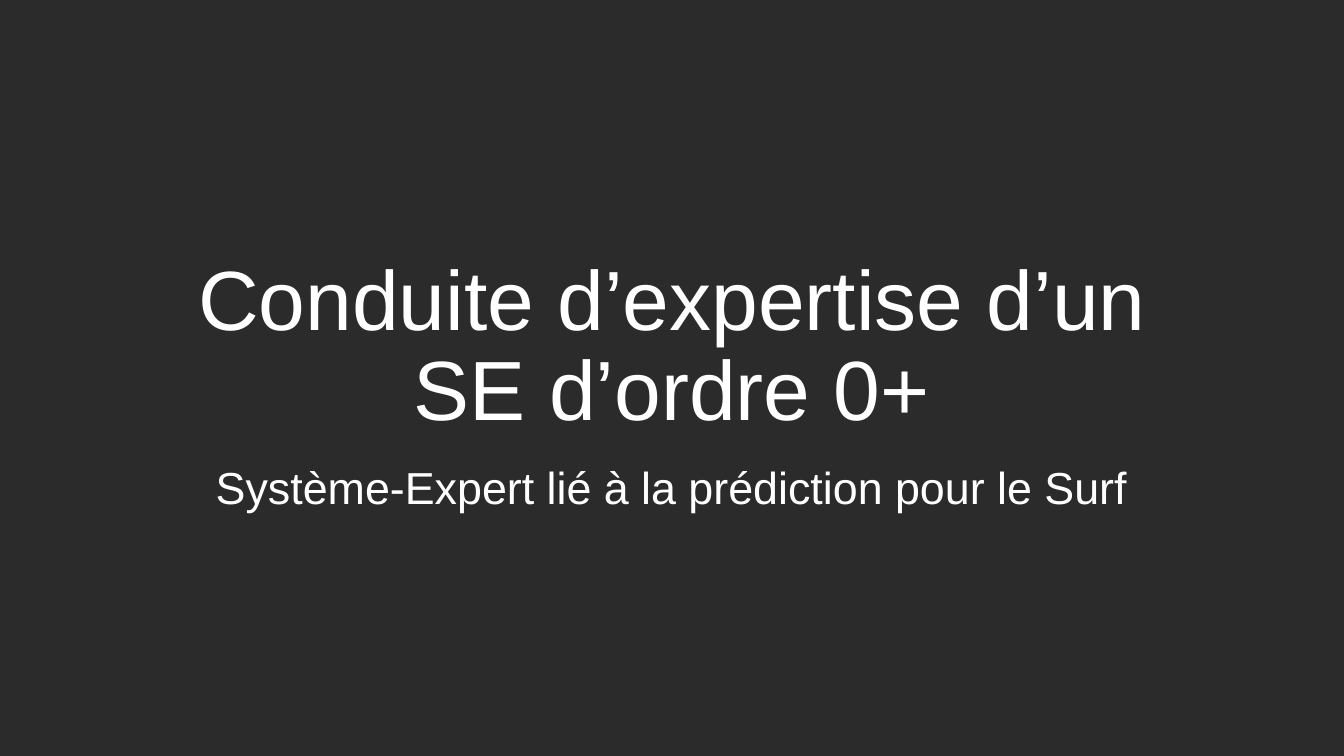
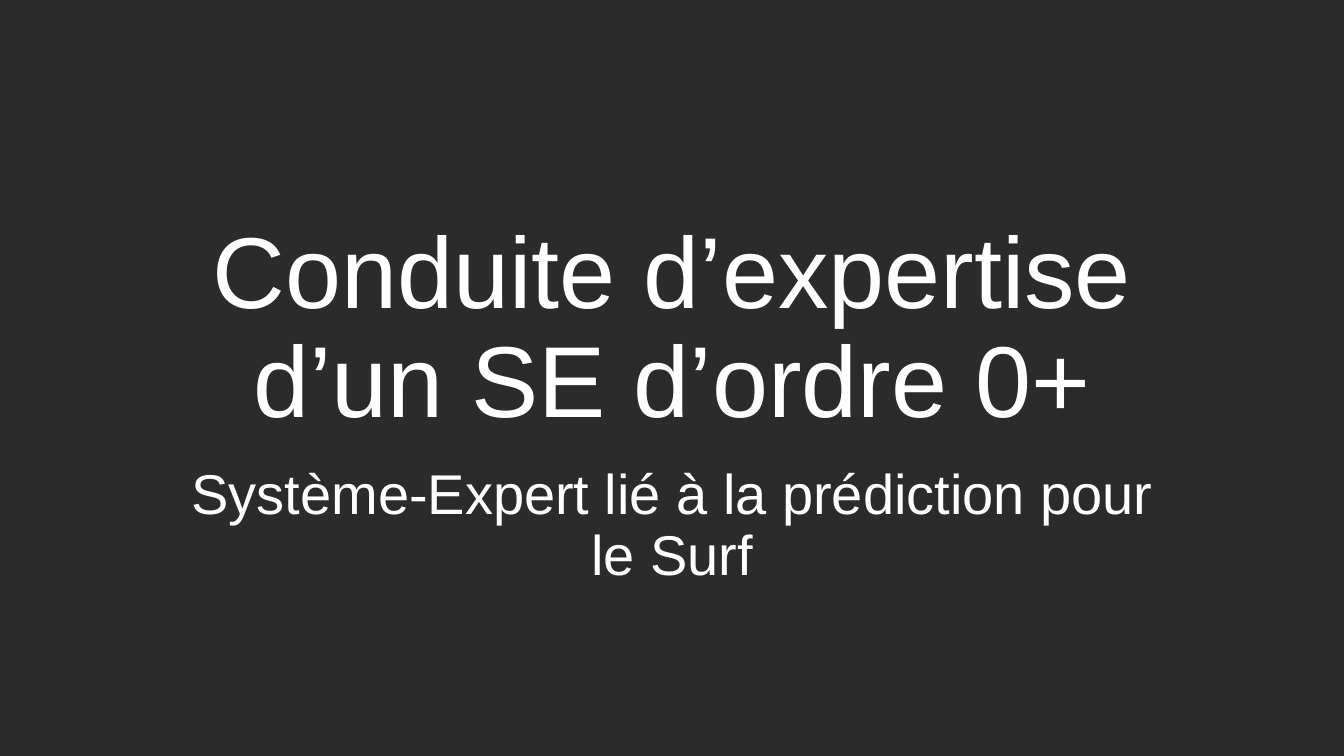
Before and after one commit to anthonygal/AI_Surf_Expert_System, a slide deck: slide 1 of Soutenance_Projet.pptx. Drawn at 1344x756 pixels with LibreOffice and Linux fonts; fonts in the diff are those of the drawing; background and template pictures are left out; a plain dark background stands for a picture behind light text. Boxes give left, top, right and bottom in pixels: in the first picture for what was removed or moved away, otherwise in the second. Text is boxed around its words. In the diff, an @@ line names an element or a change of style, - is before the commit and + after.

```diff
--- a/Soutenance_Projet.pptx
+++ b/Soutenance_Projet.pptx
@@ title "Conduite d’expertise d’un SE d’ordre ..." at <box>213,235,1131,418</box>: size 60 to 72 pt @@
@@ subtitle "Système-Expert lié à la prédiction ..." at <box>192,472,1152,576</box>: size 32 to 40 pt @@
```
Also in this commit, not shown: 6 other slides changed.
